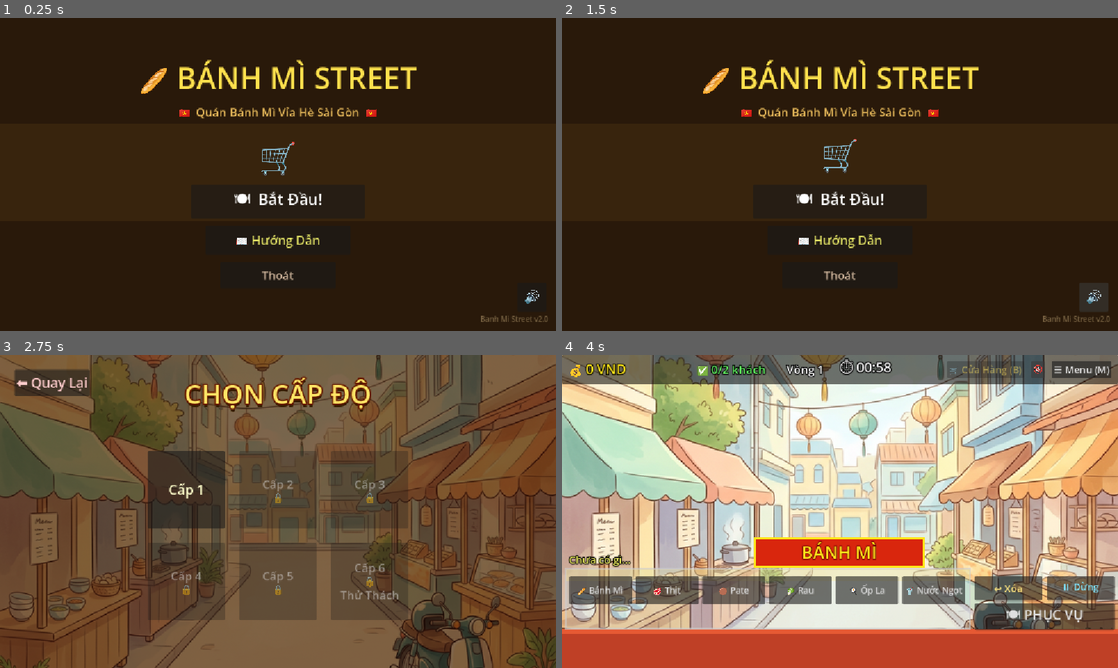
Above: before the commit, frames 1-4 (two rows, left to right).
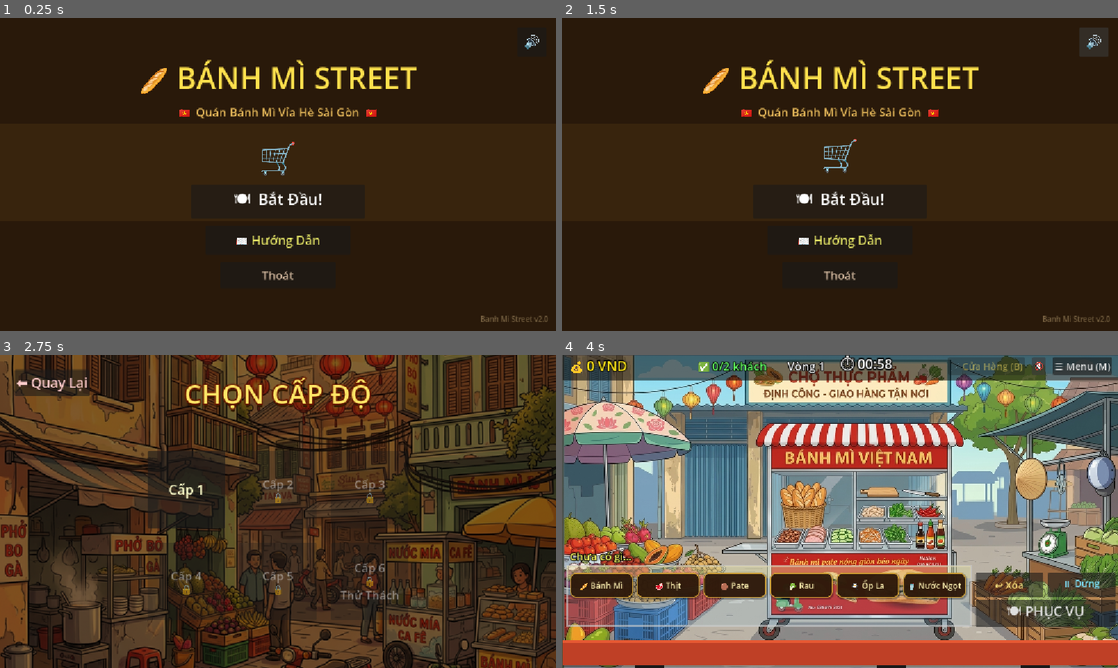
Above: after the commit, the same moments.

Repository: TranQuocNam18/BanhMiStreet
Game: Godot game, scene res://scenes/MainMenu.tscn
Two runs of this game, one before a commit and one after it. Both use one fixed random seed, a clock stepped at 60 frames per second and the inputs below.
Inputs:
- Up to frame 1 (0.25 s): no input
- Up to frame 2 (1.5 s): click "🔊" at 0.5 s; click "🔇" at 1.25 s
- Up to frame 3 (2.75 s): click "🍽 Bắt Đầu!" at 2 s
- Up to frame 4 (4 s): click "Cấp 1" at 2.75 s; click "🔊" at 3.5 s

The runs differ from the first frame. In frame 1, 0.1% of the frame differs, in the area x 94-97%, y 5-92%; in frame 2, 0.9%; in frame 3, 76%; in frame 4, 88%, in the area x 0-100%, y 0-100%.

Commit message:
Push local changes to tung branch

Diff:
--- a/default_bus_layout.tres
+++ b/default_bus_layout.tres
@@ -5,11 +5,11 @@
 bus/1/solo = false
 bus/1/mute = false
 bus/1/bypass_fx = false
-bus/1/volume_db = -8.0
+bus/1/volume_db = -14.0
 bus/1/send = &"Master"
 bus/2/name = &"SFX"
 bus/2/solo = false
 bus/2/mute = false
 bus/2/bypass_fx = false
-bus/2/volume_db = -3.0
+bus/2/volume_db = -8.0
 bus/2/send = &"Master"
--- a/scenes/Game.tscn
+++ b/scenes/Game.tscn
@@ -65,6 +65,116 @@
 offset_right = 120.0
 offset_bottom = 70.0
 color = Color(0.2, 0.2, 0.2, 1)
+
+[node name="Glass" type="ColorRect" parent="Cart"]
+offset_left = -150.0
+offset_top = -100.0
+offset_right = 150.0
+offset_bottom = -20.0
+color = Color(0.6, 0.8, 0.9, 0.3)
+
+[node name="TrayMeat" type="ColorRect" parent="Cart"]
+offset_left = -140.0
+offset_top = -90.0
+offset_right = -70.0
+offset_bottom = -50.0
+color = Color(0.8, 0.3, 0.3, 1)
+
+[node name="LabelMeat" type="Label" parent="Cart/TrayMeat"]
+layout_mode = 0
+offset_right = 70.0
+offset_bottom = 40.0
+theme_override_font_sizes/font_size = 14
+text = "Meat"
+horizontal_alignment = 1
+vertical_alignment = 1
+
+[node name="TrayVeggie" type="ColorRect" parent="Cart"]
+offset_left = -60.0
+offset_top = -90.0
+offset_right = 10.0
+offset_bottom = -50.0
+color = Color(0.3, 0.8, 0.3, 1)
+
+[node name="LabelVeggie" type="Label" parent="Cart/TrayVeggie"]
+layout_mode = 0
+offset_right = 70.0
+offset_bottom = 40.0
+theme_override_font_sizes/font_size = 14
+text = "Veg"
+horizontal_alignment = 1
+vertical_alignment = 1
+
+[node name="TrayPate" type="ColorRect" parent="Cart"]
+offset_left = -140.0
+offset_top = -40.0
+offset_right = -70.0
+offset_bottom = 0.0
+color = Color(0.6, 0.4, 0.2, 1)
+
+[node name="LabelPate" type="Label" parent="Cart/TrayPate"]
+layout_mode = 0
+offset_right = 70.0
+offset_bottom = 40.0
+theme_override_font_sizes/font_size = 14
+text = "Pate"
+horizontal_alignment = 1
+vertical_alignment = 1
+
+[node name="SauceChili" type="ColorRect" parent="Cart"]
+offset_left = 30.0
+offset_top = -80.0
+offset_right = 45.0
+offset_bottom = -20.0
+color = Color(0.9, 0.1, 0.1, 1)
+
+[node name="Cap1" type="ColorRect" parent="Cart/SauceChili"]
+layout_mode = 0
+offset_left = 5.0
+offset_top = -10.0
+offset_right = 10.0
+color = Color(0.9, 0.9, 0.9, 1)
+
+[node name="SauceSoy" type="ColorRect" parent="Cart"]
+offset_left = 60.0
+offset_top = -80.0
+offset_right = 75.0
+offset_bottom = -20.0
+color = Color(0.2, 0.1, 0.1, 1)
+
+[node name="Cap2" type="ColorRect" parent="Cart/SauceSoy"]
+layout_mode = 0
+offset_left = 5.0
+offset_top = -10.0
+offset_right = 10.0
+color = Color(0.9, 0.9, 0.9, 1)
+
+[node name="BreadBasket" type="ColorRect" parent="Cart"]
+offset_left = 90.0
+offset_top = -60.0
+offset_right = 140.0
+offset_bottom = -20.0
+color = Color(0.5, 0.3, 0.1, 1)
+
+[node name="Bread1" type="Label" parent="Cart/BreadBasket"]
+layout_mode = 0
+offset_left = 5.0
+offset_top = -15.0
+offset_right = 45.0
+offset_bottom = 25.0
+theme_override_colors/font_color = Color(0.9, 0.8, 0.4, 1)
+theme_override_font_sizes/font_size = 20
+text = "🥖"
+
+[node name="Bread2" type="Label" parent="Cart/BreadBasket"]
+layout_mode = 0
+offset_left = 15.0
+offset_top = -25.0
+offset_right = 55.0
+offset_bottom = 15.0
+theme_override_colors/font_color = Color(0.9, 0.8, 0.4, 1)
+theme_override_font_sizes/font_size = 20
+text = "🥖"
 
 [node name="Spawner" type="Node" parent="."]
 script = ExtResource("2_spawn")
--- a/scenes/GameScene.tscn
+++ b/scenes/GameScene.tscn
@@ -2,8 +2,8 @@
 
 [ext_resource type="Script" uid="uid://d3uc0f8yq1abo" path="res://scripts/Game.gd" id="1"]
 [ext_resource type="Script" uid="uid://bb0c1ulim84my" path="res://scripts/Spawner.gd" id="2"]
+[ext_resource type="Texture2D" uid="uid://btqyvbkgog3md" path="res://assets/Lam_BanhMi.png" id="2_7s5hy"]
 [ext_resource type="Script" uid="uid://dwaxj7b2dbh4e" path="res://scripts/UI.gd" id="3"]
-[ext_resource type="Texture2D" uid="uid://di6eqn1vblf43" path="res://assets/bg_street.png" id="4"]
 [ext_resource type="PackedScene" uid="uid://cust" path="res://scenes/Customer.tscn" id="5"]
 
 [sub_resource type="StyleBoxFlat" id="StyleBoxFlat_summary"]
@@ -25,12 +25,13 @@
 [node name="Background" type="TextureRect" parent="." unique_id=1154077990]
 offset_right = 1152.0
 offset_bottom = 648.0
-texture = ExtResource("4")
+texture = ExtResource("2_7s5hy")
 expand_mode = 1
 stretch_mode = 6
 
 [node name="CustomerAnchor" type="Node2D" parent="." unique_id=2043635962]
-position = Vector2(550, 300)
+position = Vector2(240, 480)
+scale = Vector2(2.4, 2.4)
 
 [node name="Spawner" type="Node" parent="." unique_id=979017980]
 script = ExtResource("2")
@@ -44,6 +45,10 @@
 anchors_preset = 15
 anchor_right = 1.0
 anchor_bottom = 1.0
+offset_left = 2.0
+offset_top = -7.0
+offset_right = 2.0
+offset_bottom = -7.0
 grow_horizontal = 2
 grow_vertical = 2
 script = ExtResource("3")
@@ -207,10 +212,10 @@
 
 [node name="CartSign" type="ColorRect" parent="CanvasLayer/UI/BottomBar" unique_id=940939081]
 layout_mode = 0
-offset_left = 400.0
-offset_top = -45.0
-offset_right = 750.0
-offset_bottom = 15.0
+offset_left = 1167.0
+offset_top = -325.0
+offset_right = 1517.0
+offset_bottom = -265.0
 color = Color(0.85, 0.15, 0.05, 1)
 
 [node name="CartSignBorder" type="ReferenceRect" parent="CanvasLayer/UI/BottomBar/CartSign" unique_id=10788723]
@@ -229,6 +234,10 @@
 anchors_preset = 15
 anchor_right = 1.0
 anchor_bottom = 1.0
+offset_left = 8.0
+offset_top = -1.0
+offset_right = 8.0
+offset_bottom = -1.0
 grow_horizontal = 2
 grow_vertical = 2
 theme_override_colors/font_color = Color(1, 0.9, 0.1, 1)
@@ -241,7 +250,7 @@
 
 [node name="CartBody" type="ColorRect" parent="CanvasLayer/UI/BottomBar" unique_id=804400618]
 layout_mode = 0
-offset_top = 145.0
+offset_top = 175.0
 offset_right = 1152.0
 offset_bottom = 225.0
 color = Color(0.75, 0.25, 0.15, 1)
@@ -249,7 +258,7 @@
 [node name="CartBodyDeco" type="ColorRect" parent="CanvasLayer/UI/BottomBar/CartBody" unique_id=1537717185]
 layout_mode = 0
 offset_right = 1152.0
-offset_bottom = 10.0
+offset_bottom = 5.0
 color = Color(0.9, 0.35, 0.2, 1)
 
 [node name="CartGlass" type="ColorRect" parent="CanvasLayer/UI/BottomBar" unique_id=1021760672]
@@ -355,15 +364,102 @@
 
 [node name="FeedbackLabel" type="Label" parent="CanvasLayer/UI" unique_id=1123759413]
 layout_mode = 0
-offset_left = 390.0
-offset_top = 490.0
-offset_right = 770.0
-offset_bottom = 540.0
+offset_left = 750.0
+offset_top = 350.0
+offset_right = 1140.0
+offset_bottom = 400.0
 theme_override_colors/font_color = Color(1, 1, 1, 1)
 theme_override_colors/font_outline_color = Color(0, 0, 0, 1)
 theme_override_constants/outline_size = 12
 theme_override_font_sizes/font_size = 36
-horizontal_alignment = 1
+horizontal_alignment = 2
+
+[node name="CountdownLabel" type="Label" parent="CanvasLayer/UI" unique_id=1768410649]
+visible = false
+layout_mode = 0
+offset_left = 426.0
+offset_top = 240.0
+offset_right = 726.0
+offset_bottom = 360.0
+theme_override_colors/font_color = Color(1, 0.2, 0.2, 1)
+theme_override_colors/font_outline_color = Color(0, 0, 0, 1)
+theme_override_constants/outline_size = 16
+theme_override_font_sizes/font_size = 96
+horizontal_alignment = 1
+vertical_alignment = 1
+
+[node name="RecipeUnlockPopup" type="Control" parent="CanvasLayer/UI" unique_id=388040844]
+process_mode = 3
+visible = false
+layout_mode = 1
+anchors_preset = 15
+anchor_right = 1.0
+anchor_bottom = 1.0
+grow_horizontal = 2
+grow_vertical = 2
+
+[node name="ColorRect" type="ColorRect" parent="CanvasLayer/UI/RecipeUnlockPopup" unique_id=1150118782]
+layout_mode = 1
+anchors_preset = 15
+anchor_right = 1.0
+anchor_bottom = 1.0
+grow_horizontal = 2
+grow_vertical = 2
+mouse_filter = 2
+color = Color(0, 0, 0, 0.8)
+
+[node name="Panel" type="Panel" parent="CanvasLayer/UI/RecipeUnlockPopup" unique_id=1211005448]
+layout_mode = 1
+anchors_preset = 8
+anchor_left = 0.5
+anchor_top = 0.5
+anchor_right = 0.5
+anchor_bottom = 0.5
+offset_left = -300.0
+offset_top = -200.0
+offset_right = 300.0
+offset_bottom = 200.0
+grow_horizontal = 2
+grow_vertical = 2
+
+[node name="VBoxContainer" type="VBoxContainer" parent="CanvasLayer/UI/RecipeUnlockPopup/Panel" unique_id=726195632]
+layout_mode = 1
+anchors_preset = 15
+anchor_right = 1.0
+anchor_bottom = 1.0
+offset_left = 20.0
+offset_top = 20.0
+offset_right = -20.0
+offset_bottom = -20.0
+grow_horizontal = 2
+grow_vertical = 2
+theme_override_constants/separation = 15
+
+[node name="Title" type="Label" parent="CanvasLayer/UI/RecipeUnlockPopup/Panel/VBoxContainer" unique_id=662389893]
+layout_mode = 2
+theme_override_colors/font_color = Color(1, 0.843137, 0, 1)
+theme_override_font_sizes/font_size = 28
+text = "🎉 BẠN ĐÃ MỞ KHÓA CÔNG THỨC MỚI 🎉"
+horizontal_alignment = 1
+autowrap_mode = 2
+
+[node name="ScrollContainer" type="ScrollContainer" parent="CanvasLayer/UI/RecipeUnlockPopup/Panel/VBoxContainer" unique_id=30947812]
+layout_mode = 2
+size_flags_vertical = 3
+
+[node name="RecipesList" type="VBoxContainer" parent="CanvasLayer/UI/RecipeUnlockPopup/Panel/VBoxContainer/ScrollContainer" unique_id=1895717636]
+layout_mode = 2
+size_flags_horizontal = 3
+size_flags_vertical = 3
+theme_override_constants/separation = 10
+
+[node name="CloseBtn" type="Button" parent="CanvasLayer/UI/RecipeUnlockPopup/Panel/VBoxContainer" unique_id=1649086581]
+process_mode = 3
+custom_minimum_size = Vector2(200, 50)
+layout_mode = 2
+size_flags_horizontal = 4
+theme_override_font_sizes/font_size = 24
+text = "Tuyệt vời!"
 
 [node name="ShopUI" type="Control" parent="CanvasLayer" unique_id=1684657879]
 process_mode = 3
@@ -434,10 +530,10 @@
 
 [node name="ItemsContainer" type="GridContainer" parent="CanvasLayer/ShopUI/ShopCenter/ShopVBox/ScrollContainer" unique_id=1029895426]
 layout_mode = 2
-size_flags_horizontal = 3
-size_flags_vertical = 3
-theme_override_constants/h_separation = 24
-theme_override_constants/v_separation = 24
+size_flags_horizontal = 6
+size_flags_vertical = 6
+theme_override_constants/h_separation = 30
+theme_override_constants/v_separation = 30
 columns = 3
 
 [node name="RoundSummary" type="Panel" parent="CanvasLayer" unique_id=738235128]
--- a/scenes/MainMenu.tscn
+++ b/scenes/MainMenu.tscn
@@ -138,7 +138,95 @@
 expand_mode = 1
 stretch_mode = 5
 
+[node name="PrevBtn" type="Button" parent="TutorialOverlay"]
+layout_mode = 1
+anchors_preset = 2
+anchor_left = 0.0
+anchor_top = 1.0
+anchor_right = 0.0
+anchor_bottom = 1.0
+offset_left = 40.0
+offset_top = -80.0
+offset_right = 200.0
+offset_bottom = -20.0
+grow_horizontal = 1
+grow_vertical = 0
+theme_override_colors/font_color = Color(1, 0.9, 0.4, 1)
+theme_override_font_sizes/font_size = 24
+text = "◀ Trước"
+
 [node name="CloseTutorialBtn" type="Button" parent="TutorialOverlay"]
+layout_mode = 1
+anchors_preset = 7
+anchor_left = 0.5
+anchor_top = 1.0
+anchor_right = 0.5
+anchor_bottom = 1.0
+offset_left = -40.0
+offset_top = -80.0
+offset_right = 40.0
+offset_bottom = -20.0
+grow_horizontal = 2
+grow_vertical = 0
+theme_override_colors/font_color = Color(1, 0.2, 0.2, 1)
+theme_override_font_sizes/font_size = 36
+text = "✖"
+
+[node name="NextBtn" type="Button" parent="TutorialOverlay"]
+layout_mode = 1
+anchors_preset = 6
+anchor_left = 1.0
+anchor_top = 1.0
+anchor_right = 1.0
+anchor_bottom = 1.0
+offset_left = -200.0
+offset_top = -80.0
+offset_right = -40.0
+offset_bottom = -20.0
+grow_horizontal = 0
+grow_vertical = 0
+theme_override_colors/font_color = Color(1, 0.9, 0.4, 1)
+theme_override_font_sizes/font_size = 24
+text = "Tiếp ▶"
+
+[node name="PageLabel" type="Label" parent="TutorialOverlay"]
+layout_mode = 1
+anchors_preset = 7
+anchor_left = 0.5
+anchor_top = 1.0
+anchor_right = 0.5
+anchor_bottom = 1.0
+offset_left = -60.0
+offset_top = -100.0
+offset_right = 60.0
+offset_bottom = -80.0
+grow_horizontal = 2
+grow_vertical = 0
+theme_override_colors/font_color = Color(1, 1, 1, 1)
+theme_override_font_sizes/font_size = 22
+text = "1 / 4"
+horizontal_alignment = 1
+vertical_alignment = 1
+
+[node name="VersionLabel" type="Label" parent="."]
+layout_mode = 1
+anchors_preset = 3
+anchor_left = 1.0
+anchor_top = 1.0
+anchor_right = 1.0
+anchor_bottom = 1.0
+offset_left = -220.0
+offset_top = -36.0
+offset_right = -16.0
+offset_bottom = -10.0
+grow_horizontal = 0
+grow_vertical = 0
+theme_override_colors/font_color = Color(0.6, 0.5, 0.35, 0.7)
+theme_override_font_sizes/font_size = 15
+text = "Banh Mi Street v2.0"
+horizontal_alignment = 2
+
+[node name="SoundBtn" type="Button" parent="."]
 layout_mode = 1
 anchors_preset = 1
 anchor_left = 1.0
@@ -148,91 +236,5 @@
 offset_right = -20.0
 offset_bottom = 80.0
 grow_horizontal = 0
-theme_override_colors/font_color = Color(1, 0, 0, 1)
-theme_override_font_sizes/font_size = 36
-text = "✖"
-
-[node name="PrevBtn" type="Button" parent="TutorialOverlay"]
-layout_mode = 1
-anchors_preset = 6
-anchor_left = 0.0
-anchor_top = 1.0
-anchor_bottom = 1.0
-offset_left = 40.0
-offset_top = -80.0
-offset_right = 200.0
-offset_bottom = -20.0
-grow_vertical = 0
-theme_override_colors/font_color = Color(1, 0.9, 0.4, 1)
-theme_override_font_sizes/font_size = 24
-text = "◀ Trước"
-
-[node name="PageLabel" type="Label" parent="TutorialOverlay"]
-layout_mode = 1
-anchors_preset = 7
-anchor_left = 0.5
-anchor_top = 1.0
-anchor_right = 0.5
-anchor_bottom = 1.0
-offset_left = -60.0
-offset_top = -65.0
-offset_right = 60.0
-offset_bottom = -35.0
-grow_horizontal = 2
-grow_vertical = 0
-theme_override_colors/font_color = Color(1, 1, 1, 1)
-theme_override_font_sizes/font_size = 22
-text = "1 / 4"
-horizontal_alignment = 1
-vertical_alignment = 1
-
-[node name="NextBtn" type="Button" parent="TutorialOverlay"]
-layout_mode = 1
-anchors_preset = 6
-anchor_left = 1.0
-anchor_top = 1.0
-anchor_right = 1.0
-anchor_bottom = 1.0
-offset_left = -200.0
-offset_top = -80.0
-offset_right = -40.0
-offset_bottom = -20.0
-grow_horizontal = 0
-grow_vertical = 0
-theme_override_colors/font_color = Color(1, 0.9, 0.4, 1)
-theme_override_font_sizes/font_size = 24
-text = "Tiếp ▶"
-
-[node name="VersionLabel" type="Label" parent="."]
-layout_mode = 1
-anchors_preset = 3
-anchor_left = 1.0
-anchor_top = 1.0
-anchor_right = 1.0
-anchor_bottom = 1.0
-offset_left = -220.0
-offset_top = -36.0
-offset_right = -16.0
-offset_bottom = -10.0
-grow_horizontal = 0
-grow_vertical = 0
-theme_override_colors/font_color = Color(0.6, 0.5, 0.35, 0.7)
-theme_override_font_sizes/font_size = 15
-text = "Banh Mi Street v2.0"
-horizontal_alignment = 2
-
-[node name="SoundBtn" type="Button" parent="."]
-layout_mode = 1
-anchors_preset = 3
-anchor_left = 1.0
-anchor_top = 1.0
-anchor_right = 1.0
-anchor_bottom = 1.0
-offset_left = -80.0
-offset_top = -100.0
-offset_right = -20.0
-offset_bottom = -40.0
-grow_horizontal = 0
-grow_vertical = 0
 theme_override_font_sizes/font_size = 32
 text = "🔊"
--- a/scripts/AudioManager.gd
+++ b/scripts/AudioManager.gd
@@ -34,7 +34,7 @@
 
 func play_gameplay_music() -> void:
 	if not sound_enabled: return
-	bgm_player.volume_db = 0.0
+	bgm_player.volume_db = -10.0
 	if bgm_player.stream != gameplay_music:
 		bgm_player.stream = gameplay_music
 		bgm_player.play()
--- a/scripts/Customer.gd
+++ b/scripts/Customer.gd
@@ -73,6 +73,24 @@
 func _ready() -> void:
 	patience_drop_rate = 1.0 + (OrderSystem.current_level - 1) * 0.1
 
+	# Tweak UI scales to offset the 2.4x scale from CustomerAnchor
+	type_label.pivot_offset = type_label.size / 2.0
+	type_label.scale = Vector2(0.45, 0.45)
+	type_label.position.y = -85
+
+	patience_bar.pivot_offset = patience_bar.size / 2.0
+	patience_bar.scale = Vector2(0.45, 0.45)
+	patience_bar.position.y = -95
+
+	# anchor speech bubble to bottom center so tail stays near character head
+	speech_bubble.pivot_offset = Vector2(speech_bubble.size.x / 2.0, speech_bubble.size.y)
+	speech_bubble.scale = Vector2(0.45, 0.45)
+	speech_bubble.position.y = -150
+
+	emoji_reaction.pivot_offset = emoji_reaction.size / 2.0
+	emoji_reaction.scale = Vector2(0.5, 0.5)
+	emoji_reaction.position.y = -85
+
 	# Load character sprite
 	_load_sprite()
 
--- a/scripts/Game.gd
+++ b/scripts/Game.gd
@@ -173,7 +173,7 @@
 	if score >= target_score:
 		t += "🎉 Đã hoàn thành cấp độ!\n"
 	else:
-		t += "💀 Thất bại (Chưa đủ %d khách)!\n" % target_score
+		t += "😭 Thất bại (Chưa đủ %d khách)!\n" % target_score
 
 	summary_lbl.text = (
 		t + "\n"
@@ -243,7 +243,8 @@
 
 func _make_shop_card(item: Dictionary) -> Control:
 	var vbox = VBoxContainer.new()
-	vbox.custom_minimum_size = Vector2(200, 160)
+	vbox.custom_minimum_size = Vector2(220, 170)
+	vbox.alignment = BoxContainer.ALIGNMENT_CENTER
 
 	var emoji_lbl = Label.new()
 	emoji_lbl.text = item["emoji"]
@@ -266,6 +267,8 @@
 
 	var btn = Button.new()
 	btn.process_mode = Node.PROCESS_MODE_ALWAYS
+	btn.custom_minimum_size = Vector2(180, 40)
+	btn.size_flags_horizontal = Control.SIZE_SHRINK_CENTER
 
 	if Shop.is_owned(item["id"]):
 		btn.text = "✅ Đã mua"
@@ -299,8 +302,17 @@
 			status_lbl.add_theme_color_override("font_color", Color.GREEN)
 
 		ui.flash_feedback("Đã mua! 🛍️", Color(0.4, 0.8, 1.0))
-		# Refresh shop to update buttons and money label
-		_open_shop()
+
+		# If the item unlocked an ingredient, show the recipe popup
+		var item = Shop.get_item(item_id)
+		if item.has("effect_type") and item["effect_type"] == "unlock_ingredient":
+			var unlocked_recipes = OrderSystem.get_recipes_unlocked_by(item["effect_value"])
+			if unlocked_recipes.size() > 0:
+				ui.show_recipe_unlock(unlocked_recipes)
+				shop_panel.hide() # Hide shop to let them see the popup clearly
+		else:
+			# Refresh shop to update buttons and money label
+			_open_shop()
 	else:
 		var reason = result.get("reason", "Lỗi!")
 		print("Fail to buy: ", item_id, " Reason: ", reason)
--- a/scripts/OrderSystem.gd
+++ b/scripts/OrderSystem.gd
@@ -147,3 +147,10 @@
 func unlock_ingredient(id: String) -> void:
 	if not unlocked_ingredients.has(id):
 		unlocked_ingredients.append(id)
+
+func get_recipes_unlocked_by(ingredient_id: String) -> Array:
+	var newly_unlocked = []
+	for recipe in ALL_RECIPES:
+		if recipe.has("requires") and recipe["requires"].has(ingredient_id):
+			newly_unlocked.append(recipe)
+	return newly_unlocked
--- a/scripts/UI.gd
+++ b/scripts/UI.gd
@@ -18,12 +18,17 @@
 @onready var order_items_lbl: Label       = $OrderPanel/OrderItemsLabel
 @onready var assembly_label: Label        = $BottomBar/AssemblyLabel
 @onready var feedback_label: Label        = $FeedbackLabel
+@onready var countdown_label: Label       = $CountdownLabel
 @onready var serve_btn: Button            = $BottomBar/ServeBtn
 @onready var undo_btn: Button             = $BottomBar/UndoBtn
 @onready var pause_btn: Button            = $BottomBar/PauseBtn
 @onready var menu_btn: Button             = $TopBar/HBoxContainer/MenuBtn
 @onready var shop_btn: Button             = $TopBar/HBoxContainer/ShopBtn
 @onready var ingredients_grid: GridContainer = $BottomBar/IngredientsGrid
+
+@onready var recipe_unlock_popup: Control = $RecipeUnlockPopup
+@onready var recipe_unlock_list: VBoxContainer = $RecipeUnlockPopup/Panel/VBoxContainer/ScrollContainer/RecipesList
+@onready var recipe_unlock_close: Button = $RecipeUnlockPopup/Panel/VBoxContainer/CloseBtn
 
 func _ready() -> void:
 	serve_btn.pressed.connect(func():
@@ -52,10 +57,39 @@
 			sound_btn.text = "🔊" if AudioManager.sound_enabled else "🔇"
 		)
 
+	recipe_unlock_close.pressed.connect(func():
+		AudioManager.play_sfx("click")
+		recipe_unlock_popup.hide()
+	)
+
 	hide_order()
 	feedback_label.hide()
+	countdown_label.hide()
+	recipe_unlock_popup.hide()
+	recipe_unlock_popup.z_index = 250 # Ensure it shows above RoundSummary (and ShopUI)
 
 # ── Ingredient buttons (rebuilt when unlocks change) ──────────────────────────
+func _make_btn_stylebox(bg_color: Color, border_color: Color) -> StyleBoxFlat:
+	var sb = StyleBoxFlat.new()
+	sb.bg_color = bg_color
+	sb.border_width_left = 2
+	sb.border_width_top = 2
+	sb.border_width_right = 2
+	sb.border_width_bottom = 2
+	sb.border_color = border_color
+	sb.corner_radius_top_left = 12
+	sb.corner_radius_top_right = 12
+	sb.corner_radius_bottom_right = 12
+	sb.corner_radius_bottom_left = 12
+	sb.content_margin_left = 8
+	sb.content_margin_right = 8
+	sb.content_margin_top = 4
+	sb.content_margin_bottom = 4
+	sb.shadow_color = Color(0, 0, 0, 0.3)
+	sb.shadow_size = 3
+	sb.shadow_offset = Vector2(1, 2)
+	return sb
+
 func rebuild_ingredient_buttons() -> void:
 	# Clear existing
 	for child in ingredients_grid.get_children():
@@ -69,8 +103,32 @@
 		var label_text = OrderSystem.get_ingredient_label(ing_id)
 		var btn = Button.new()
 		btn.text = label_text
-		btn.custom_minimum_size = Vector2(130, 58)
-		btn.add_theme_font_size_override("font_size", 18)
+		btn.custom_minimum_size = Vector2(130, 52)
+		btn.add_theme_font_size_override("font_size", 17)
+		btn.add_theme_color_override("font_color", Color(1.0, 0.95, 0.7, 1.0))
+		btn.add_theme_color_override("font_hover_color", Color(1.0, 1.0, 0.9, 1.0))
+
+		# Normal style
+		var normal_sb = _make_btn_stylebox(
+			Color(0.18, 0.1, 0.04, 0.95),
+			Color(0.85, 0.65, 0.2, 0.9)
+		)
+		btn.add_theme_stylebox_override("normal", normal_sb)
+
+		# Hover style
+		var hover_sb = _make_btn_stylebox(
+			Color(0.28, 0.16, 0.06, 0.98),
+			Color(1.0, 0.85, 0.3, 1.0)
+		)
+		btn.add_theme_stylebox_override("hover", hover_sb)
+
+		# Pressed style
+		var pressed_sb = _make_btn_stylebox(
+			Color(0.35, 0.2, 0.05, 1.0),
+			Color(1.0, 0.9, 0.4, 1.0)
+		)
+		btn.add_theme_stylebox_override("pressed", pressed_sb)
+
 		var id_captured = ing_id
 		btn.pressed.connect(func():
 			AudioManager.play_sfx("click")
@@ -128,6 +186,8 @@
 func update_round(round_num: int) -> void:
 	round_label.text = "Vòng %d" % round_num
 
+var _countdown_tween: Tween = null
+
 func update_round_timer(seconds_left: float) -> void:
 	var s  = max(0, int(seconds_left))
 	var mm = s / 60
@@ -138,6 +198,29 @@
 	else:
 		timer_label.remove_theme_color_override("font_color")
 
+	# Countdown overlay for last 5 seconds
+	if seconds_left <= 5.0 and seconds_left > 0.0:
+		var display_num = ceili(seconds_left)
+		countdown_label.text = str(display_num)
+		if not countdown_label.visible:
+			countdown_label.show()
+		# Pulse animation on each new second
+		var new_sec = ceili(seconds_left)
+		var prev_sec = ceili(seconds_left + get_process_delta_time())
+		if new_sec != prev_sec or not countdown_label.visible:
+			if _countdown_tween and _countdown_tween.is_valid():
+				_countdown_tween.kill()
+			countdown_label.scale = Vector2(1.5, 1.5)
+			countdown_label.modulate.a = 1.0
+			_countdown_tween = create_tween()
+			_countdown_tween.tween_property(countdown_label, "scale", Vector2(1.0, 1.0), 0.3).set_trans(Tween.TRANS_BACK).set_ease(Tween.EASE_OUT)
+			_countdown_tween.parallel().tween_property(countdown_label, "modulate:a", 0.7, 0.8)
+	elif seconds_left <= 0.0:
+		countdown_label.hide()
+	else:
+		if countdown_label.visible:
+			countdown_label.hide()
+
 func show_order(order: Dictionary) -> void:
 	order_name_lbl.text = "📋 " + order["name"]
 	order_items_lbl.text = ""
@@ -156,6 +239,31 @@
 		for ing in ingredients:
 			parts.append(OrderSystem.get_ingredient_label(ing))
 		assembly_label.text = " + ".join(parts)
+
+func show_recipe_unlock(recipes: Array) -> void:
+	# Clear old list
+	for child in recipe_unlock_list.get_children():
+		child.queue_free()
+
+	for recipe in recipes:
+		var lbl = Label.new()
+		var ing_names = []
+		for ing in recipe["ingredients"]:
+			ing_names.append(OrderSystem.get_ingredient_label(ing))
+		lbl.text = "• %s: %s" % [recipe["name"], ", ".join(ing_names)]
+		lbl.add_theme_font_size_override("font_size", 20)
+		lbl.autowrap_mode = TextServer.AUTOWRAP_WORD
+		recipe_unlock_list.add_child(lbl)
+
+	# Move popup to CanvasLayer so it sits correctly on top of ShopUI & RoundSummary
+	var canvas = get_parent()
+	if canvas and recipe_unlock_popup.get_parent() != canvas:
+		recipe_unlock_popup.get_parent().remove_child(recipe_unlock_popup)
+		canvas.add_child(recipe_unlock_popup)
+	else:
+		canvas.move_child(recipe_unlock_popup, -1)
+
+	recipe_unlock_popup.show()
 
 func flash_feedback(text: String, color: Color) -> void:
 	feedback_label.text = text
Not shown, added: assets/Bao_Background2.png.import
Not shown, added: assets/Bao_background.png.import
Binary file added: assets/Lam_BanhMi.png
Not shown, added: assets/Lam_BanhMi.png.import
Binary file added: assets/banhmi_ingredients.png
Not shown, added: assets/banhmi_ingredients.png.import
Binary file changed: assets/bg_street.png
Binary file added: bg_street_vietnam_1773384027650.png
Not shown, added: bg_street_vietnam_1773384027650.png.import
Not shown, removed: README.md
Not shown, added: assets/Bao_Background2.png
Not shown, added: assets/Bao_background.png
